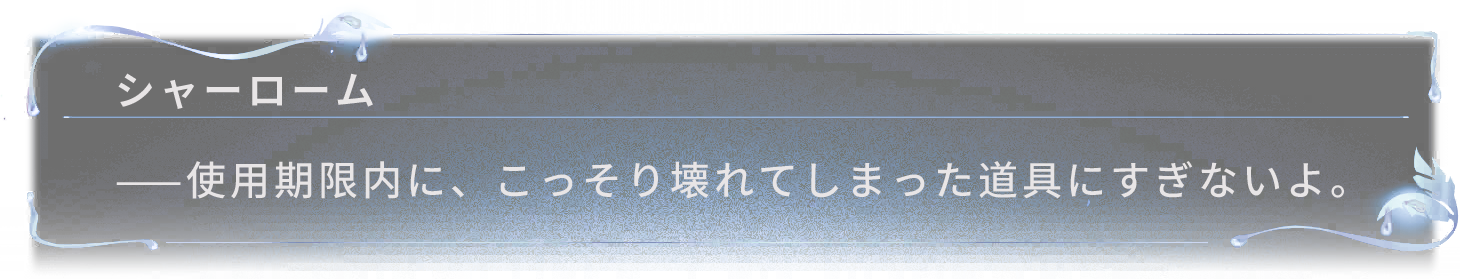
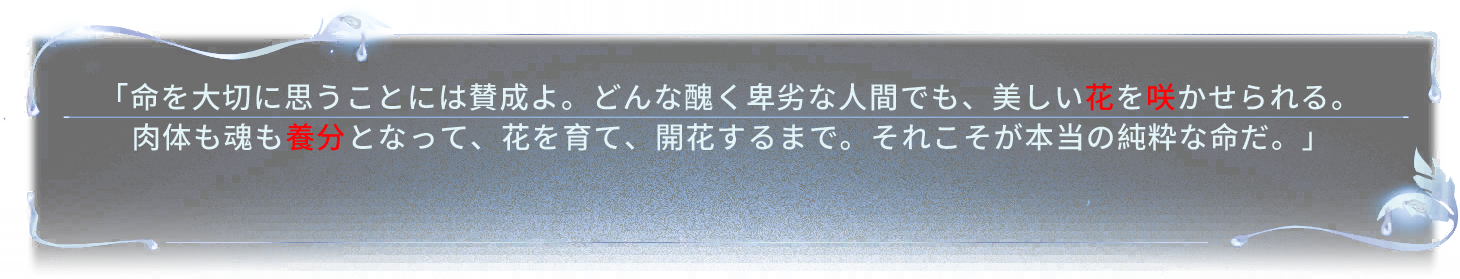
Layers edited between the first and the second 1460px x 279px image:
moved "シャーローム" into group "组 1" over bbox(118, 73, 373, 109)
moved "——使用期限内に、こっそり壊れてしまった道具にすぎないよ。" (1st of 2, in "组 1") into group "组 1" over bbox(116, 161, 1344, 199)
added layer "「命を大切に思うことには賛成よ。どんな醜く卑劣な人間でも、美しい花を咲かせられる。 肉体も魂も養分となって、花を育て、" (1st of 3) above "「命を大切に思うことには賛成よ。どんな醜く卑劣な人間でも、美しい花を咲かせられる。 肉体も魂も養分となって、花を育て、" over bbox(118, 82, 1342, 151)
